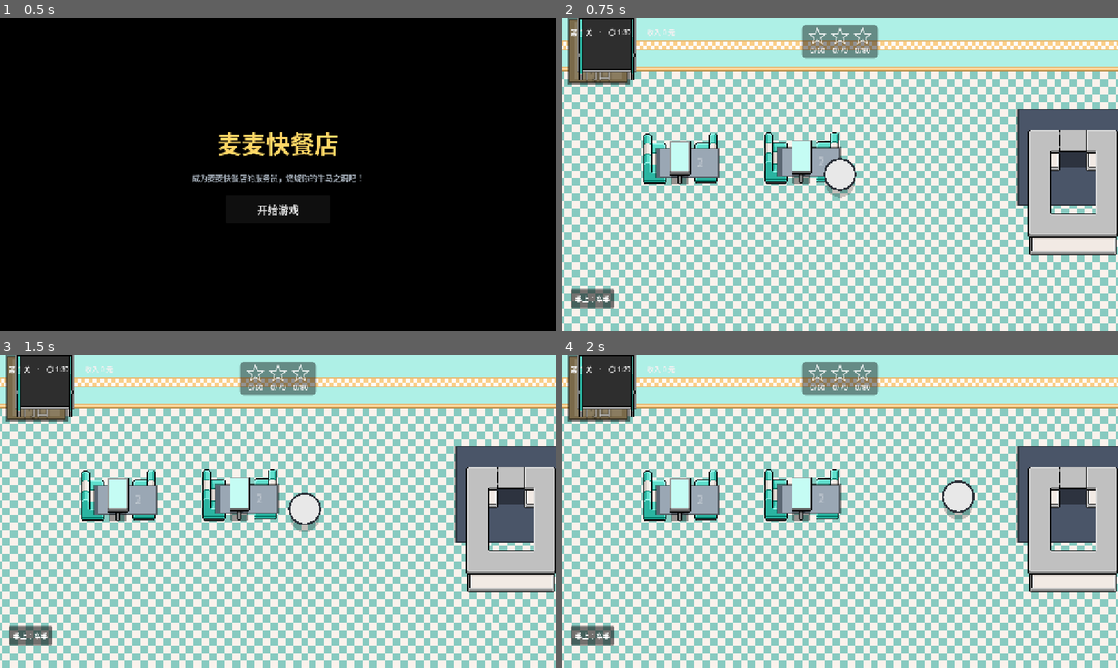
Above: before the commit, frames 1-4 (two rows, left to right).
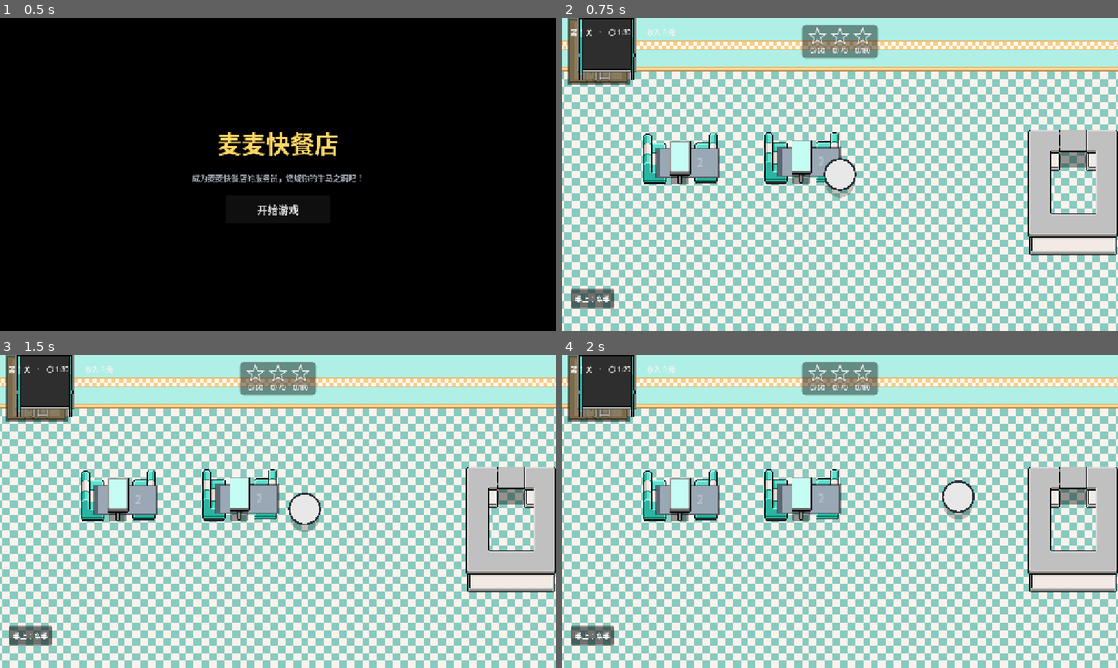
Above: after the commit, the same moments.

Repository: CalicocoJ/MMRestaurant
Game: Godot game, scene res://scenes/main.tscn
The game is run twice, just before and just after one commit, with the same random seed, the same clock (stepped at 60 frames per second) and the same inputs.
Inputs (mouse positions are in pixels of both pictures, inside the frame that each line leads up to):
- Up to frame 1 (0.5 s): no input
- Up to frame 2 (0.75 s): click "开始游戏" at 0.5 s
- Up to frame 3 (1.5 s): tap Enter at 1.25 s; move the mouse to (400, 495) at 1.27 s; click (400, 495) at 1.42 s
- Up to frame 4 (2 s): no input

Frame 1 is identical in both runs. In frame 2, 2.9% of the frame differs, in the area x 81-100%, y 29-60%; in frame 3, 2.9%; in frame 4, 2.9%.

Commit message:
设计场景模式下不再生成任何家具（消除凭空多出的三个节点）
问题：World 下的 Counter 挂在 Level 下且没挂脚本，代码因此认为"场景里没有柜台"，
于是 _generate_missing_furniture() 按旧 layout.json 又生成了后厨台 / 饮料机 / 垃圾桶。
那三个坐标（x=490 / 840 / 1100）是给旧 1280x720 场景写的，而现在的房间只有约
464x336 —— 它们落在房间外，不显示却真实存在：会被 ClickRouter 遍历到，
也会被 _collect_obstacles() 当成寻路障碍，以后视野一变就突然冒出来。

改法：把「按种类补齐」改成「一件都不生成」。
  World 有内容 → 只 _adopt_authored_furniture()，不生成
  force_generated_layout = true → 清空后全量生成（工具/测试走的路径，行为不变）

【这是刻意放弃了那个安全网】原注释担心的「只摆一半 → 缺的家具不生成 → 整局玩不了」
（尤其门口：Door.setup() 负责登记客人的出生/离场点）现在不成立 ——
用户已在场景里摆齐桌子/椅子/门口/柜台/食物。代价记在代码注释里了：
以后只摆一半就跑起来，缺的不会再自动补，这是刻意的（场景由用户完全掌控）。

验证：tools/check_counter_food.gd 新增「列出 World 下所有子节点 + 统计各 kind 数量」，
实测只剩 2 桌 + 1 门 + 3 食物，无生成物。
（顺手修该脚本里一处 var := <Variant> 触发「警告当错误」的写法。）

Diff:
--- a/scripts/level/level.gd
+++ b/scripts/level/level.gd
@@ -240,17 +240,25 @@
 		world.name = "World"
 		add_child(world)
 
-	# 【按种类补齐，而不是「有摆放就全不生成」】
-	#
-	# 你可以在编辑器里只摆一部分家具（比如先只摆 1 张桌子试试），
-	# 没摆的那些仍然按 layout.json 生成一个能用的占位版。
-	#
-	# 【为什么必须这样】早先的判据是「World 下有子节点就只采纳编辑器家具」，
-	# 于是你摆了 1 张桌子之后，**后厨台 / 饮料机 / 垃圾桶 / 门口全都不再生成**：
-	#   门口不生成 → Door.setup() 没被调用 → 客人从硬编码的默认坐标冒出来；
-	#   柜台不生成 → 取餐、点单铃全都没了。
-	# 整局直接玩不了，而且**不报错**。按种类补齐就没有这个断层：
-	# 你摆一件、就接管一件，其余照旧。
+	# 【场景是你的，代码不再往里塞东西】
+	#
+	# 只要 `World` 下有内容，就认为**这一关完全由你在编辑器里定义** ——
+	# 采纳你摆的那批，然后**不再生成任何家具**。
+	#
+	# 【为什么从「按种类补齐」改成「一件都不生成」】
+	# 早先的做法是：某种家具你没摆，就按 layout.json 补一个占位版。
+	# 问题是那些**旧布局的坐标**（后厨台 x=490、饮料机 x=840、垃圾桶 x=1100）
+	# 是给 1280×720 的旧场景写的，而现在的房间只有约 464×336 ——
+	# 于是代码会凭空多造出三个**落在房间外**的家具节点。它们不显示，
+	# 却真实存在：**会被遍历、会被寻路当成障碍**，以后视野一变就突然冒出来。
+	#
+	# 而"缺家具导致玩不了"那个顾虑，现在不成立了：
+	# 你在场景里已经摆了桌子 / 椅子 / 门口 / 柜台 / 食物 —— 该有的都有。
+	# 门口尤其关键（`Door.setup()` 会登记客人的出生点和离场点，
+	# 没摆的话客人会从硬编码坐标冒出来）—— 你摆了，所以安全。
+	#
+	# 【代价，明确记在这】以后你要是只摆了一半就想跑起来，
+	# 缺失的那些**不会**再自动补上。这是刻意的：场景由你完全掌控。
 	if force_generated_layout:
 		# 测试模式：把你摆的家具整个让开，全部按 layout.json 生成 ——
 		# 工具的断言写的是 layout.json 那套坐标，不能被设计场景干扰。
@@ -261,9 +269,9 @@
 		for child in world.get_children():
 			world.remove_child(child)
 			child.free()
+		_generate_missing_furniture()
 	else:
 		_adopt_authored_furniture()
-	_generate_missing_furniture()
 
 	# table_id 必须在**选座和寻路之前**定下来：客人落座靠 Game.tables 的顺序，
 	# 而寻路网格吃掉的是家具的碰撞盒。
--- a/tools/check_counter_food.gd
+++ b/tools/check_counter_food.gd
@@ -78,7 +78,25 @@
 
 	print("\n共找到 %d 份柜台食物。" % found)
 
-	# 菜单池 vs 柜台：少摆一样，点到它的那桌就永远上不了菜（且不报错）
+	# ── World 下有什么：确认代码没有再偷偷生成家具 ──────────────────
+	# 设计场景模式下，代码**一件都不该生成**（后厨台/饮料机/垃圾桶会凭空
+	# 多出三个落在房间外的节点，不显示却会被遍历、被寻路当障碍）。
+	print("\n=== World 下的子节点（编辑器摆放 + 代码生成）===")
+	# 【显式标注类型，不能用 :=】本项目开了「警告当错误」，
+	# 而 `child.get("kind")` 的静态类型是 Variant —— 用 := 会因为
+	# "type is being inferred from a Variant value" 直接解析失败。
+	var kinds: Dictionary = {}
+	for child in world.get_children():
+		var k: Variant = child.get("kind")
+		var kn: String = "（无 kind，装饰物）" if k == null else str(k)
+		var scr: Variant = child.get_script()
+		var rn: String = "（无脚本）" if scr == null else String((scr as Script).resource_path).get_file()
+		print("  %-16s kind=%-14s 脚本=%s" % [child.name, kn, rn])
+		if k != null:
+			kinds[kn] = int(kinds.get(kn, 0)) + 1
+	print("  各 kind 数量：%s" % str(kinds))
+
+	# ── 菜单池 vs 柜台：少摆一样，点到它的那桌就永远上不了菜（且不报错）──
 	var lv: int = _game.get("level_index")
 	var pool: Array = _cfg.call("pool_at", lv)
 	print("\n=== 菜单池 vs 柜台（第 %d 关）===" % lv)
